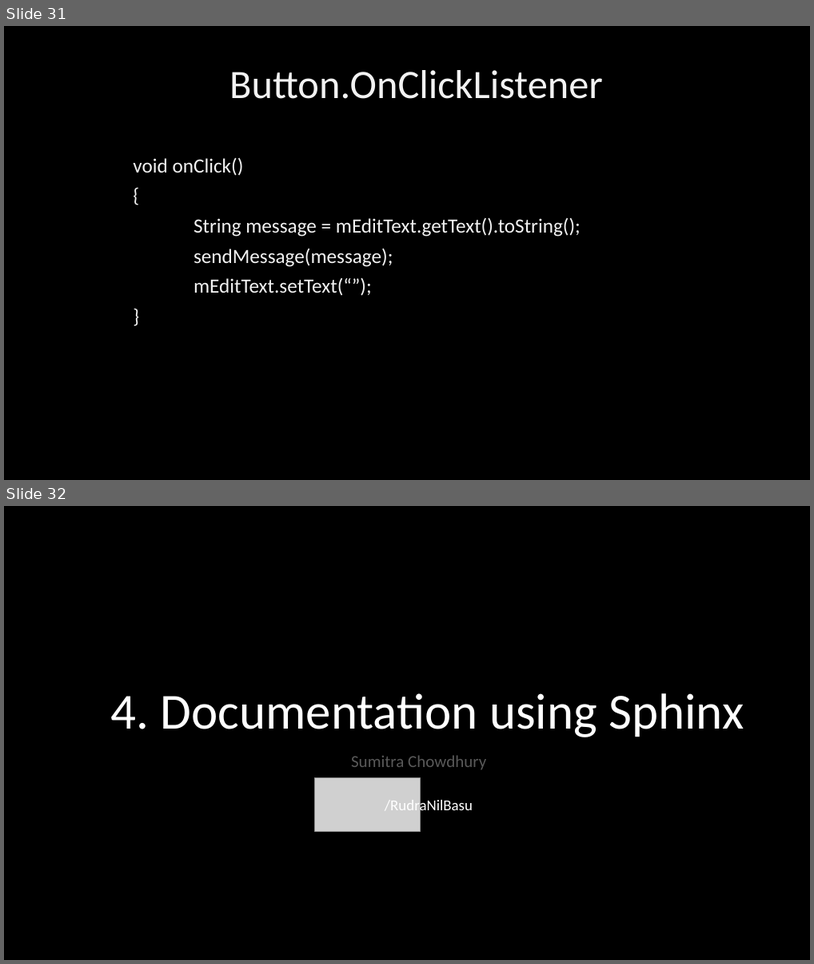
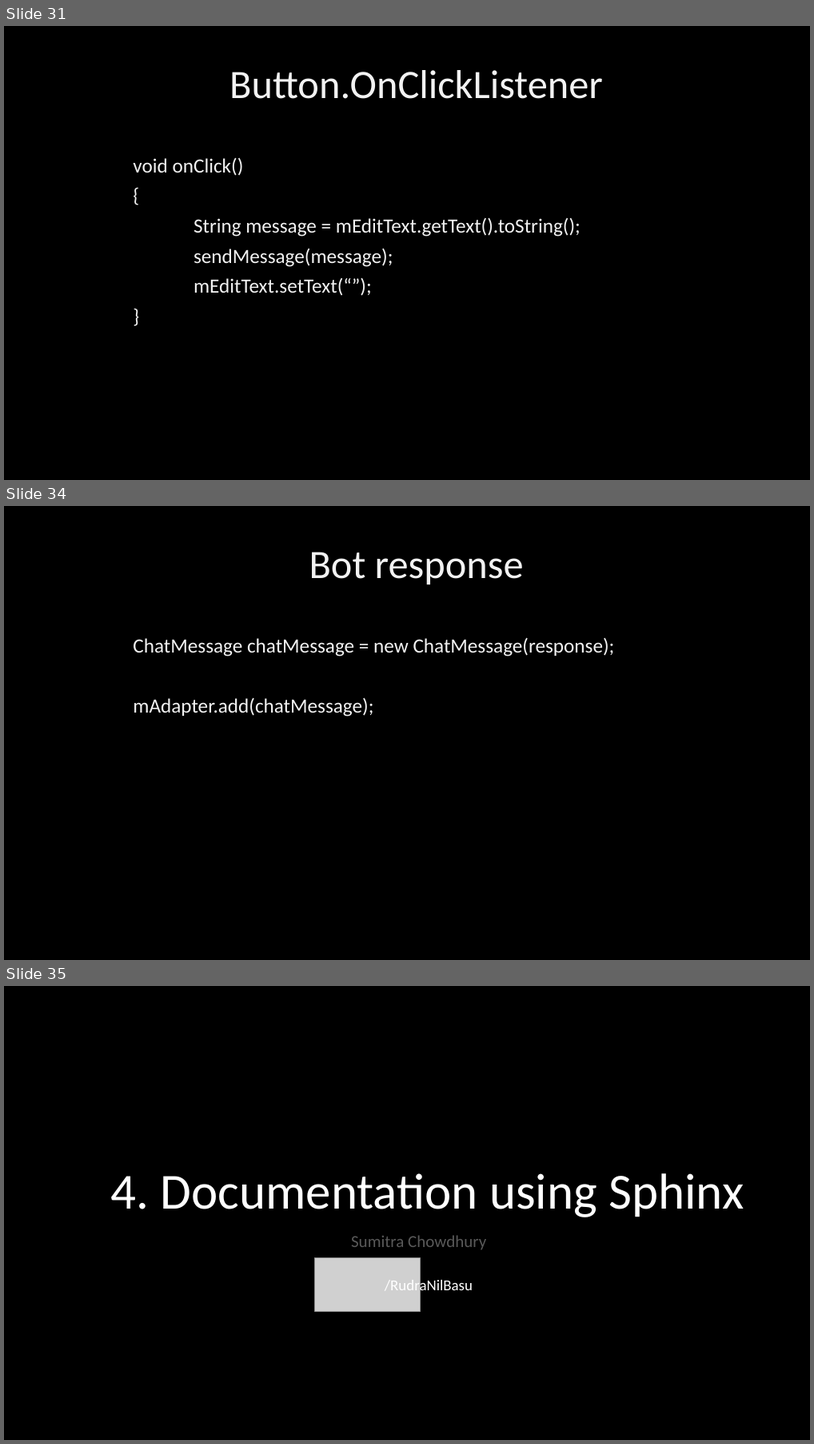
Before and after one commit to PhoenixRRDS/Presentation, a slide deck: The design and development of AIRYL.pptx. Shown one above the other, each under a label of ours: slides 31 and 32 before the commit, slides 31, 34 and 35 after it; the slides between them are not shown. The pictures are 814x964 and 814x1444 pixels, drawn with LibreOffice and Linux fonts; fonts in the diff are those of the drawing; grey boxes stand for pictures. Boxes give left, top, right and bottom in pixels: in the first picture for what was removed or moved away, otherwise in the second. Text is boxed around its words. In the diff, an @@ line names an element or a change of style, - is before the commit and + after.

```diff
--- a/The design and development of AIRYL.pptx
+++ b/The design and development of AIRYL.pptx
@@ slide 34 added at (4, 506, 810, 960), background #000000 @@
@@ text added at (310, 552, 524, 584), 48 pt, text #F2F2F2 @@
+Bot response
@@ text added at (133, 637, 615, 716), 24 pt, text #F2F2F2 @@
+ChatMessage chatMessage = new ChatMessage(response);
+mAdapter.add(chatMessage);
@@ what was slide 32 is now slide 35 @@
```
Also in this commit, not shown: 1 slide changed, 6 other slides added.
